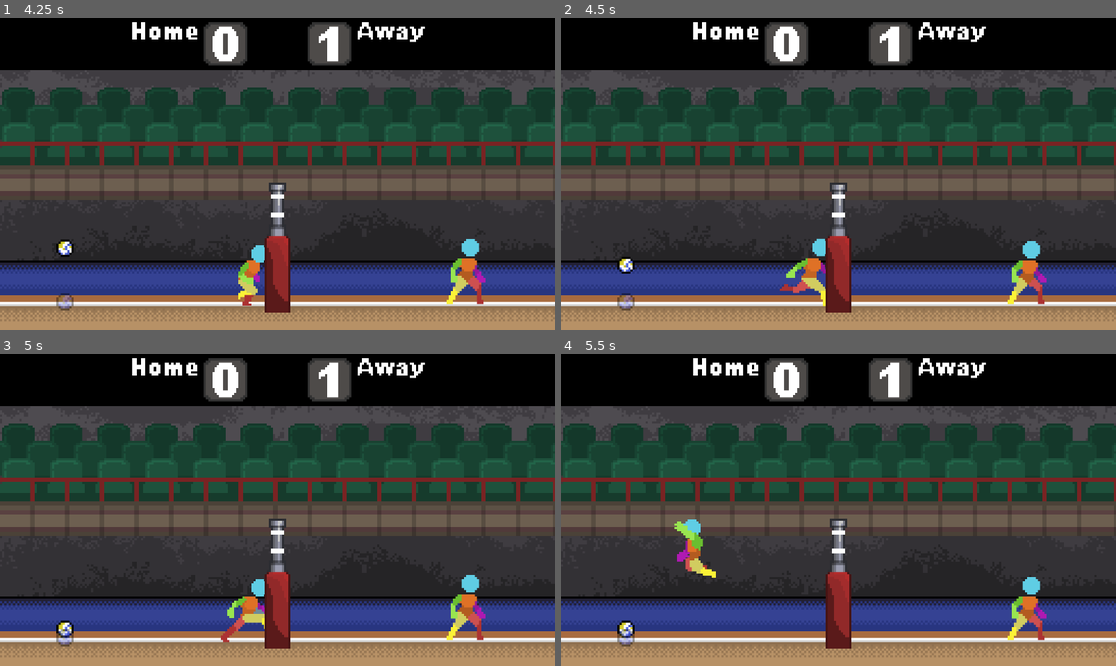
Above: before the commit, frames 1-4 (two rows, left to right).
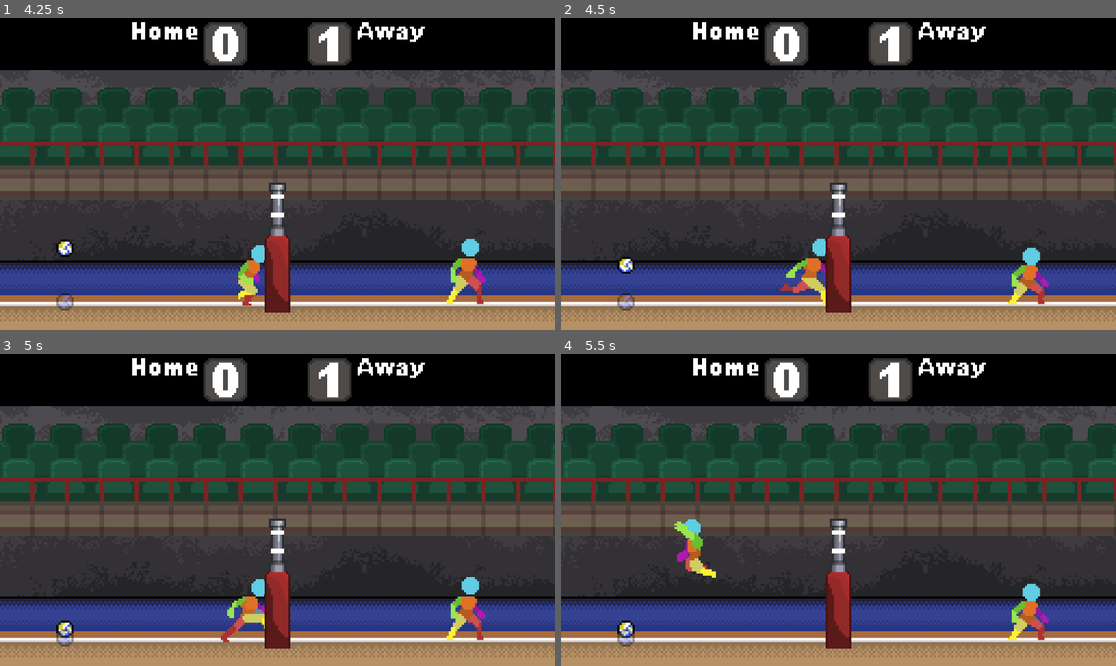
Above: after the commit, the same moments.

Repository: wonderdip/Arcade-Game
Game: Godot game, scene res://Scenes/main_menu.tscn
The game is run twice, just before and just after one commit, with the same random seed, the same clock (stepped at 60 frames per second) and the same inputs.
Inputs:
- Up to frame 1 (4.25 s): click "Local Play" at 0.5 s; tap Enter at 1.25 s; hold D (right) 1.28-2.78 s; tap E (hit) at 1.35, 2.3, 3.05, 3.6 s; tap W (jump) at 1.52, 2.27, 3.77 s; tap C (bump) at 2.1 s; hold A (left) 2.78-3.53 s; tap L (bump_2) at 2.85 s; hold D (right) from 3.53 s (still down)
- Up to frame 2 (4.5 s): keep holding D (right); tap J (hit_2, bound only after the commit) at 4.35 s
- Up to frame 3 (5 s): keep holding D (right); tap W (jump) at 4.52 s; tap E (hit) at 4.55 s
- Up to frame 4 (5.5 s): release D (right) at 5.03 s; hold A (left) from 5.03 s (still down); tap K (hit_2, bound only before the commit) at 5.1 s; tap W (jump) at 5.27 s; tap E (hit) at 5.3 s

Frame 1 is identical in both runs. In frame 2, 0.5% of the frame differs, in the area x 80-88%, y 71-92%; in frame 3, 0.2%; in frame 4, 0.5%.

Commit message:
changed binds

Diff:
--- a/Scripts/player_arms.gd
+++ b/Scripts/player_arms.gd
@@ -130,7 +130,7 @@
 	if is_bumping:
 		hit_direction = Vector2(0.2 if facing_right else -0.2, -1).normalized()
 		impulse = hit_direction * bump_force + Vector2(0, bump_upward_force)
-	elif is_hitting or is_blocking:
+	elif is_hitting:
 		hit_direction = Vector2(1 if facing_right else -1, -0.2).normalized()
 		impulse = hit_direction * hit_force + Vector2(0, -downward_force)
 	elif is_setting:
--- a/project.godot
+++ b/project.godot
@@ -117,7 +117,7 @@
 }
 hit_2={
 "deadzone": 0.2,
-"events": [Object(InputEventKey,"resource_local_to_scene":false,"resource_name":"","device":-1,"window_id":0,"alt_pressed":false,"shift_pressed":false,"ctrl_pressed":false,"meta_pressed":false,"pressed":false,"keycode":0,"physical_keycode":75,"key_label":0,"unicode":107,"location":0,"echo":false,"script":null)
+"events": [Object(InputEventKey,"resource_local_to_scene":false,"resource_name":"","device":0,"window_id":0,"alt_pressed":false,"shift_pressed":false,"ctrl_pressed":false,"meta_pressed":false,"pressed":false,"keycode":0,"physical_keycode":74,"key_label":0,"unicode":0,"location":0,"echo":false,"script":null)
 ]
 }
 bump_2={
@@ -127,7 +127,7 @@
 }
 set_2={
 "deadzone": 0.2,
-"events": [Object(InputEventKey,"resource_local_to_scene":false,"resource_name":"","device":-1,"window_id":0,"alt_pressed":false,"shift_pressed":false,"ctrl_pressed":false,"meta_pressed":false,"pressed":false,"keycode":0,"physical_keycode":74,"key_label":0,"unicode":106,"location":0,"echo":false,"script":null)
+"events": [Object(InputEventKey,"resource_local_to_scene":false,"resource_name":"","device":0,"window_id":0,"alt_pressed":false,"shift_pressed":false,"ctrl_pressed":false,"meta_pressed":false,"pressed":false,"keycode":0,"physical_keycode":75,"key_label":0,"unicode":107,"location":0,"echo":false,"script":null)
 ]
 }
 spawnball_1={
